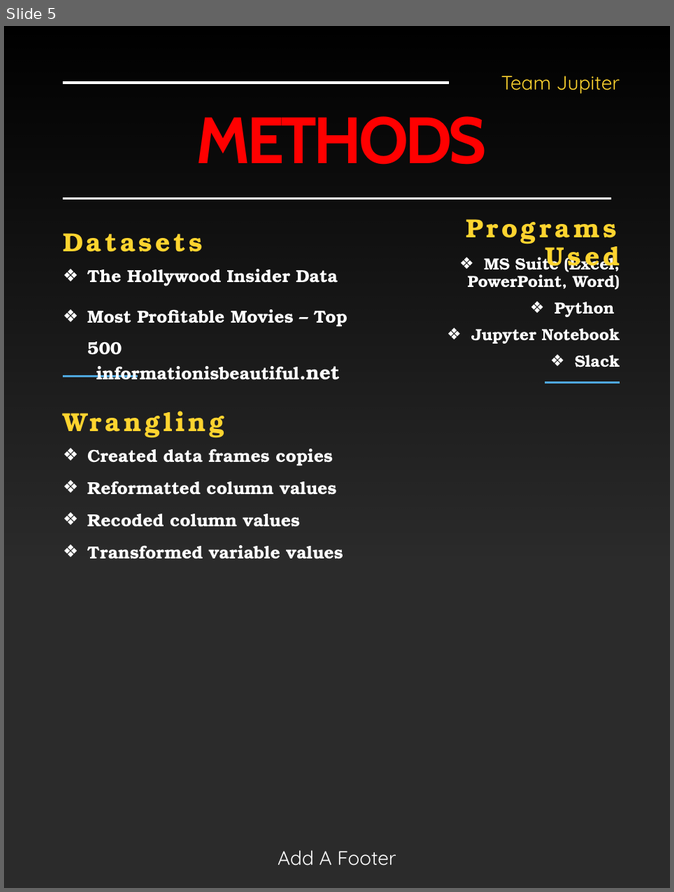
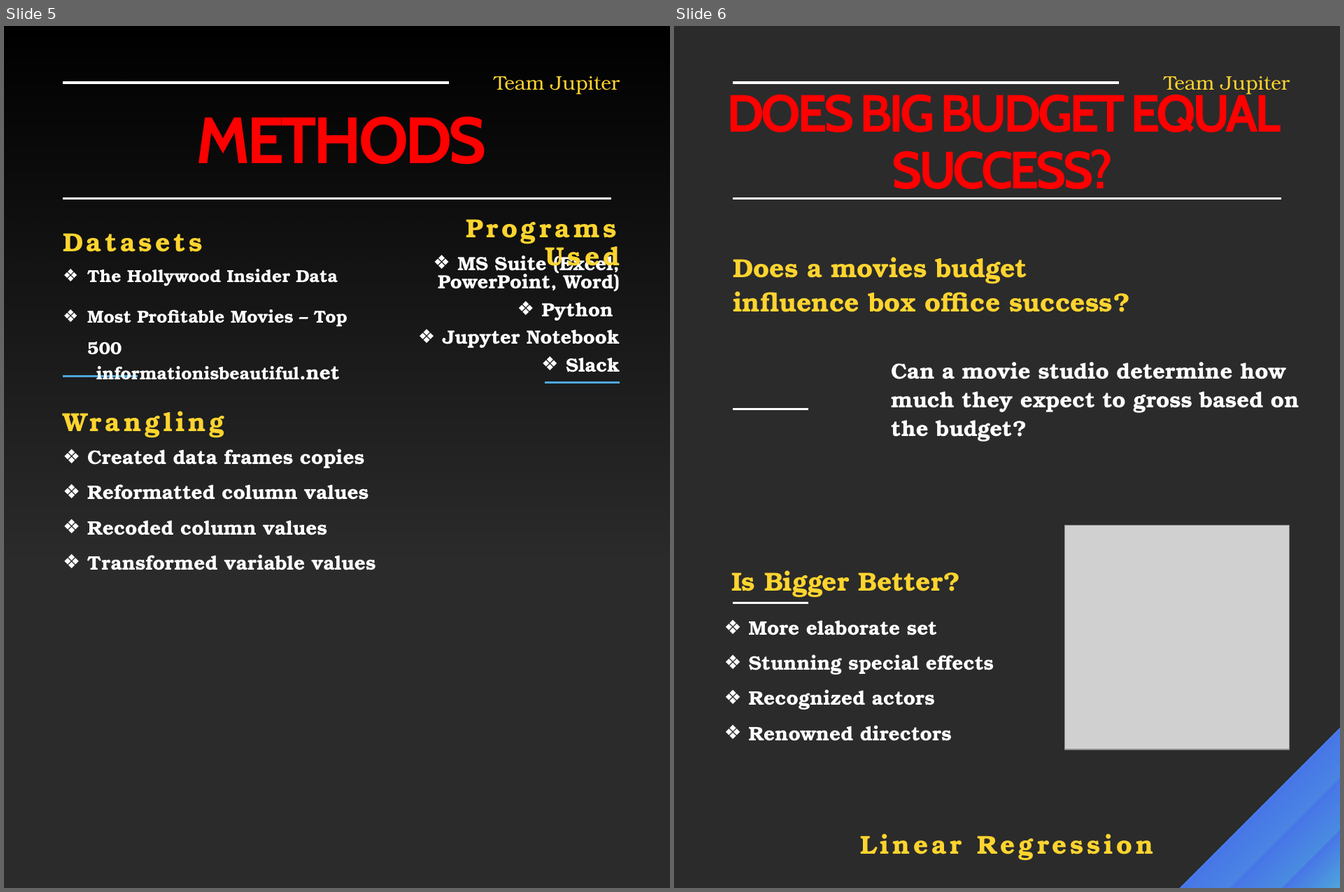
Before and after one commit to IanFranklin/Final_Project_Team_Jupiter, a slide deck: Media/Box Office Success.pptx. Shown side by side, each under a label of ours: slide 5 before the commit, slides 5 and 6 after it. The pictures are 674x892 and 1344x892 pixels, drawn with LibreOffice and Linux fonts; fonts in the diff are those of the drawing; grey boxes stand for pictures; background and template pictures are left out; a plain dark background stands for a picture behind light text. Boxes give left, top, right and bottom in pixels: in the first picture for what was removed or moved away, otherwise in the second. Text is boxed around its words. In the diff, an @@ line names an element or a change of style, - is before the commit and + after.

```diff
--- a/Media/Box Office Success.pptx
+++ b/Media/Box Office Success.pptx
@@ slide 6 added at [674, 26, 1340, 888], background picture (left out); not listed: 2 template elements that a slide beside it also shows @@
@@ text added at [727, 88, 1282, 200], 48 pt, text #FF0000, bold @@
+DOES BIG BUDGET EQUAL SUCCESS?
@@ line added from (1119, 83) to (733, 83), #FED42F 2.25 pt @@
@@ text added at [1164, 76, 1290, 95], 18 pt, text #FED42F @@
+Team Jupiter
@@ line added from (1282, 198) to (733, 198), #FED42F 2.25 pt @@
@@ text added at [733, 257, 1130, 312], 24 pt, text #FED42F, bold @@
+Does a movies budget influence box office success?
@@ text added at [891, 362, 1299, 442], 20 pt, text #FFFFFF, bold @@
+Can a movie studio determine how much they expect to gross based on the budget?
@@ line added from (808, 410) to (733, 410), #FFFFFF 2.25 pt @@
@@ picture added at [1065, 525, 1289, 750] @@
@@ text added at [731, 571, 960, 598], 24 pt, text #FED42F, bold @@
+Is Bigger Better?
@@ line added from (808, 603) to (733, 603), #FFFFFF 2.25 pt @@
@@ text added at [749, 620, 994, 741], 18 pt, text #FFFFFF, bold @@
+❖ More elaborate set
+❖ Stunning special effects
+❖ Recognized actors
+❖ Renowned directors
@@ right triangle added at [1181, 729, 1340, 888], fill #FED42F @@
@@ right triangle added at [1181, 729, 1340, 888], fill gradient #4EA6DC to #4775E7 @@
@@ right triangle added at [1230, 777, 1340, 888], fill #4775E7 @@
@@ right triangle added at [1230, 777, 1340, 888], fill gradient #4EA6DC to #4775E7 @@
@@ text added at [860, 834, 1153, 860], 23.8 pt, text #FED42F, bold @@
+Linear Regression
@@ right triangle added at [1283, 829, 1340, 888], fill #E32D91 @@
@@ right triangle added at [1283, 829, 1340, 888], fill gradient #4EA6DC to #4775E7 @@
@@ slide 5 changed as well @@
@@ text "Team Jupiter" at [494, 76, 620, 95]: font Quicksand to TeX Gyre Bonum @@
@@ text "MS Suite (Excel, PowerPoint, Word)" at [438, 251, 620, 372]: size 14.8 to 17.6 pt; line spacing 0.9 to 0.8 @@
@@ text "Created data frames copies" at [87, 449, 376, 571]: size 16 to 18 pt @@
@@ text removed at [278, 851, 396, 866] @@
-Add A Footer
```
Also in this commit, not shown: 9 other slides changed, 7 other slides added, 4 slides removed, 28 other files.
